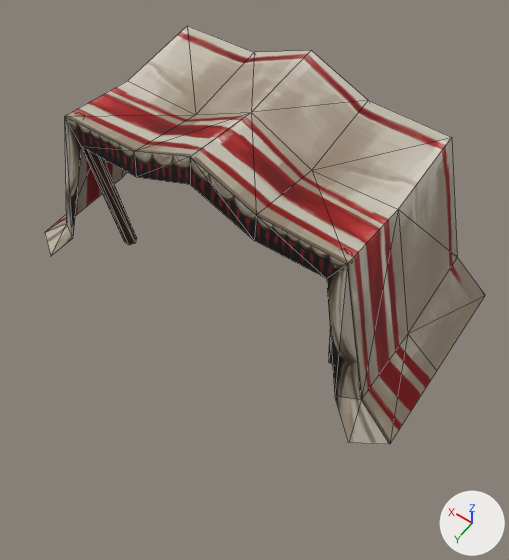
A saved change to the FBX model XNA_DEMOContent/Models/building_Settlement.FBX.
Both versions are drawn from a 50 mm camera at (-0.766, 1.128, 1.617) aimed at (-0.149, 0.264, 0.259). The lights are fixed; the arrows at lower right show +X, +Y and +Z. Mesh edges are drawn as thin lines. Where no turn or scale is listed for an object, it has been applied to the vertices.

Objects in the first picture: 'env_house_Tent1'.
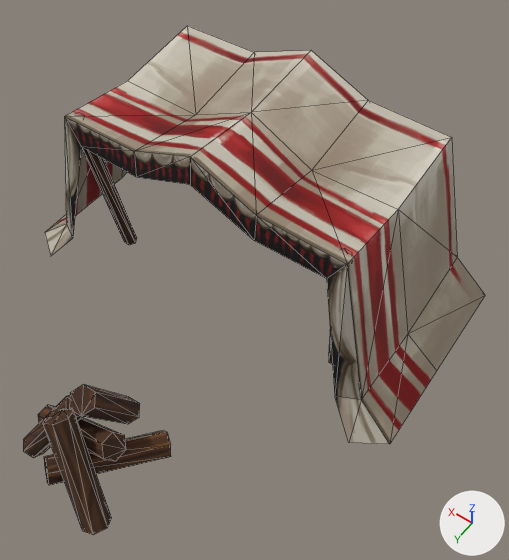
The edits, one by one:
me_env_house_tent1 is used by ob_env_house_tent1; location (0.0, 0.0, 0.0).
me_env_house_tent1 had 66 vertices, 96 faces and spanned x -0.6..0.6, y -0.265..0.379, z -0.001..0.598.
me_env_house_tent1 now has 126 vertices, 196 faces and spans x -0.6..0.6, y -0.265..0.918, z -0.023..0.598.
Part 1, on me_env_house_tent1:
60 vertices are added at x -0.191..0.135, y 0.596..0.918, z -0.023..0.26.
100 new faces join them.

What differs and where, as boxes [x1, y1, x2, y2] in the pictures (509 x 560 px):
'env_house_Tent1', reshaped (22% taller)
    before: [45, 26, 485, 444]
    after: [23, 26, 485, 535]
part 1 of me_env_house_tent1, added (brown)
    after: [23, 385, 171, 535]
